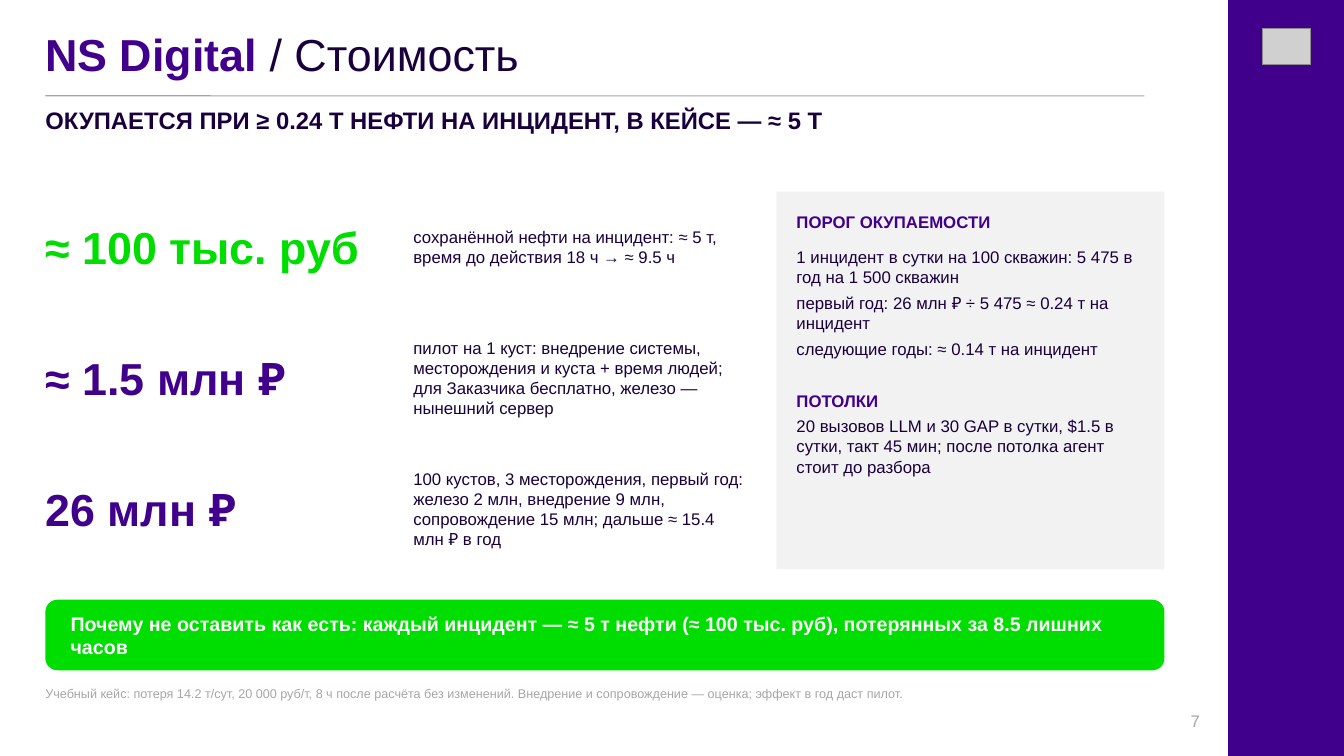
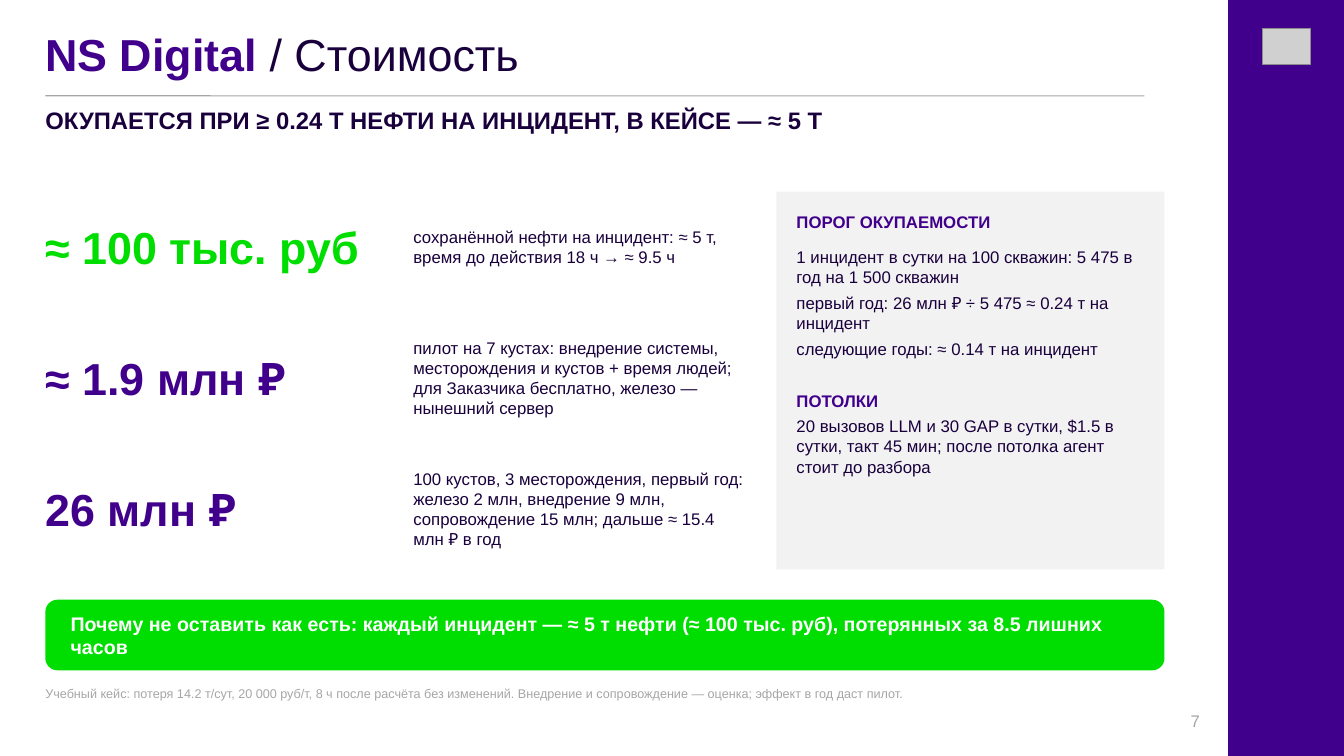
Before and after one commit to Sanchosporoh/duotech_agent, a slide deck: slide 7 of course/deck/agent_deck.pptx. Drawn at 1344x756 pixels with LibreOffice and Linux fonts; fonts in the diff are those of the drawing; grey boxes stand for pictures. Boxes give left, top, right and bottom in pixels: in the first picture for what was removed or moved away, otherwise in the second. Text is boxed around its words. In the diff, an @@ line names an element or a change of style, - is before the commit and + after.

```diff
--- a/course/deck/agent_deck.pptx
+++ b/course/deck/agent_deck.pptx
@@ text at box(413, 342, 731, 418): text changed @@
-пилот на 1 куст: внедрение системы, месторождения и куста + время людей; для Заказчика бесплатно, железо — нынешний сервер
+пилот на 7 кустах: внедрение системы, месторождения и кустов + время людей; для Заказчика бесплатно, железо — нынешний сервер
@@ text at box(82, 363, 246, 396): text changed @@
-≈ 1.5 млн ₽
+≈ 1.9 млн ₽
```
Also in this commit, not shown: 1 other slide changed, 5 other files.
